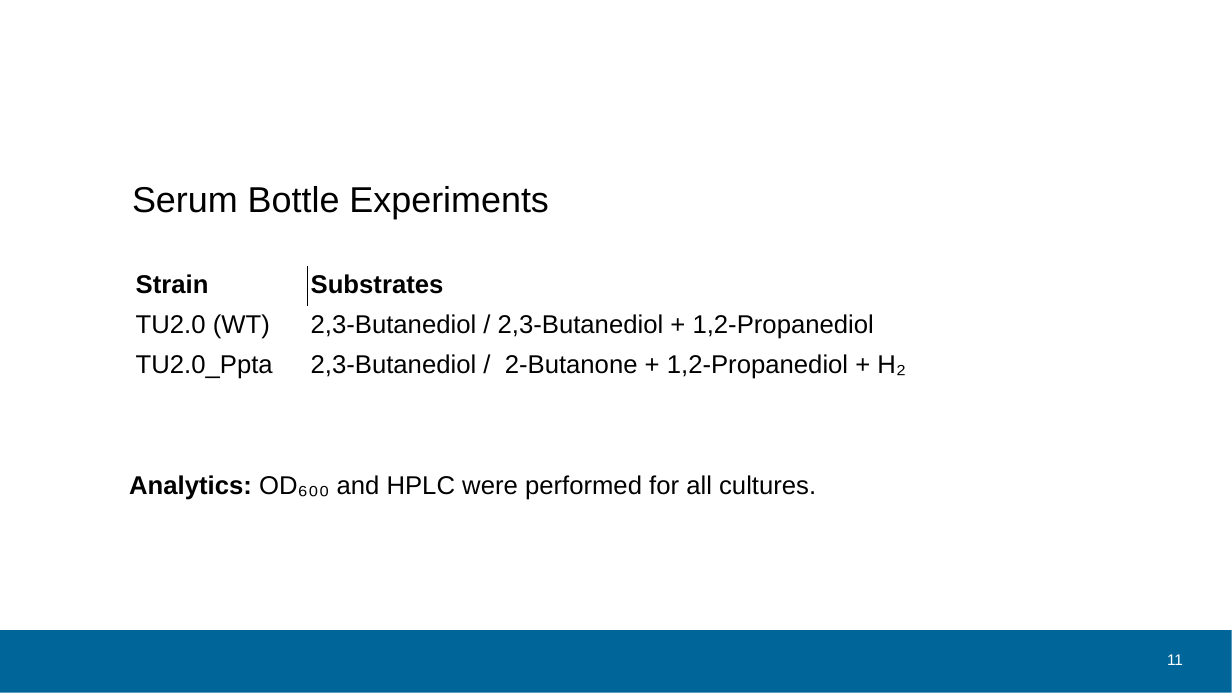
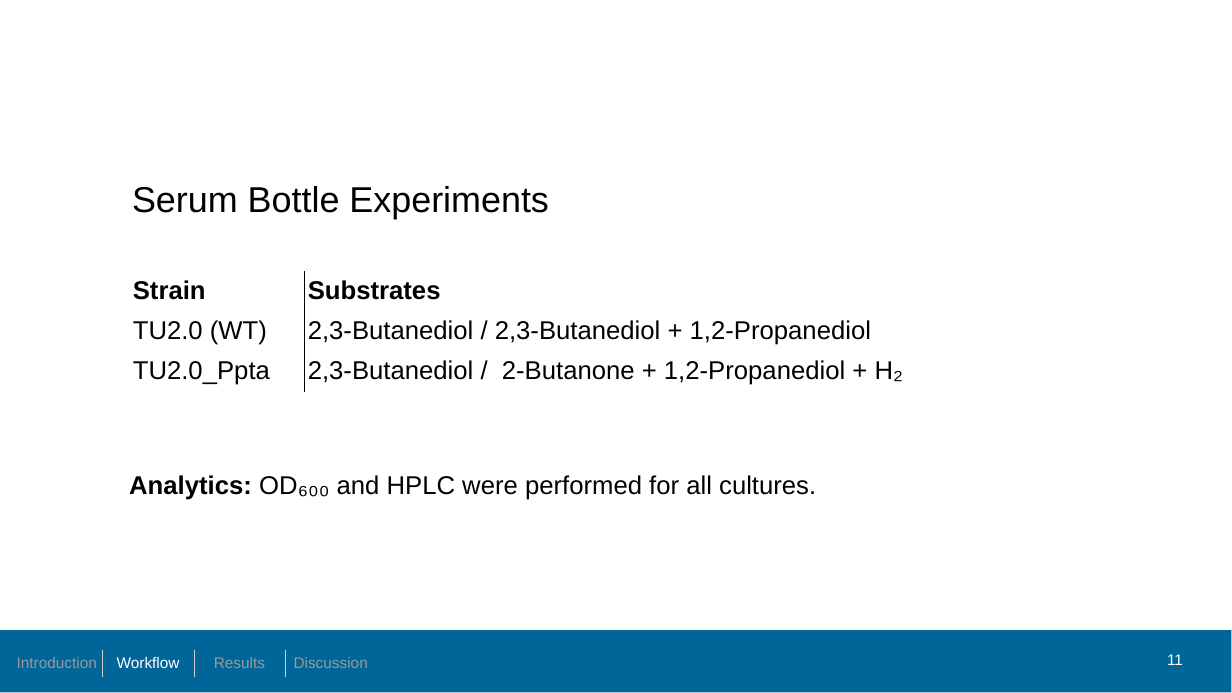
Before and after one commit to sheepfreak221/BSc-Arbeit, a slide deck: slide 11 of präsentation/bsc_version_16_06_klara.pptx. Drawn at 1232x693 pixels with LibreOffice and Linux fonts; fonts in the diff are those of the drawing; background and template pictures are left out. Boxes give left, top, right and bottom in pixels: in the first picture for what was removed or moved away, otherwise in the second. Text is boxed around its words. In the diff, an @@ line names an element or a change of style, - is before the commit and + after.

```diff
--- a/präsentation/bsc_version_16_06_klara.pptx
+++ b/präsentation/bsc_version_16_06_klara.pptx
@@ table at (129,272,941,392) @@
@@ borders changed @@
@@ table: place and size @@
-table at (132,266,944,413)
+table at (129,272,941,392)
@@ table added at (11,650,377,673), 1 rows, 4 columns @@
+Introduction | Workflow | Results | Discussion
```
Also in this commit, not shown: 11 other slides changed, 3 slides added, 3 slides removed, 7 other files.
